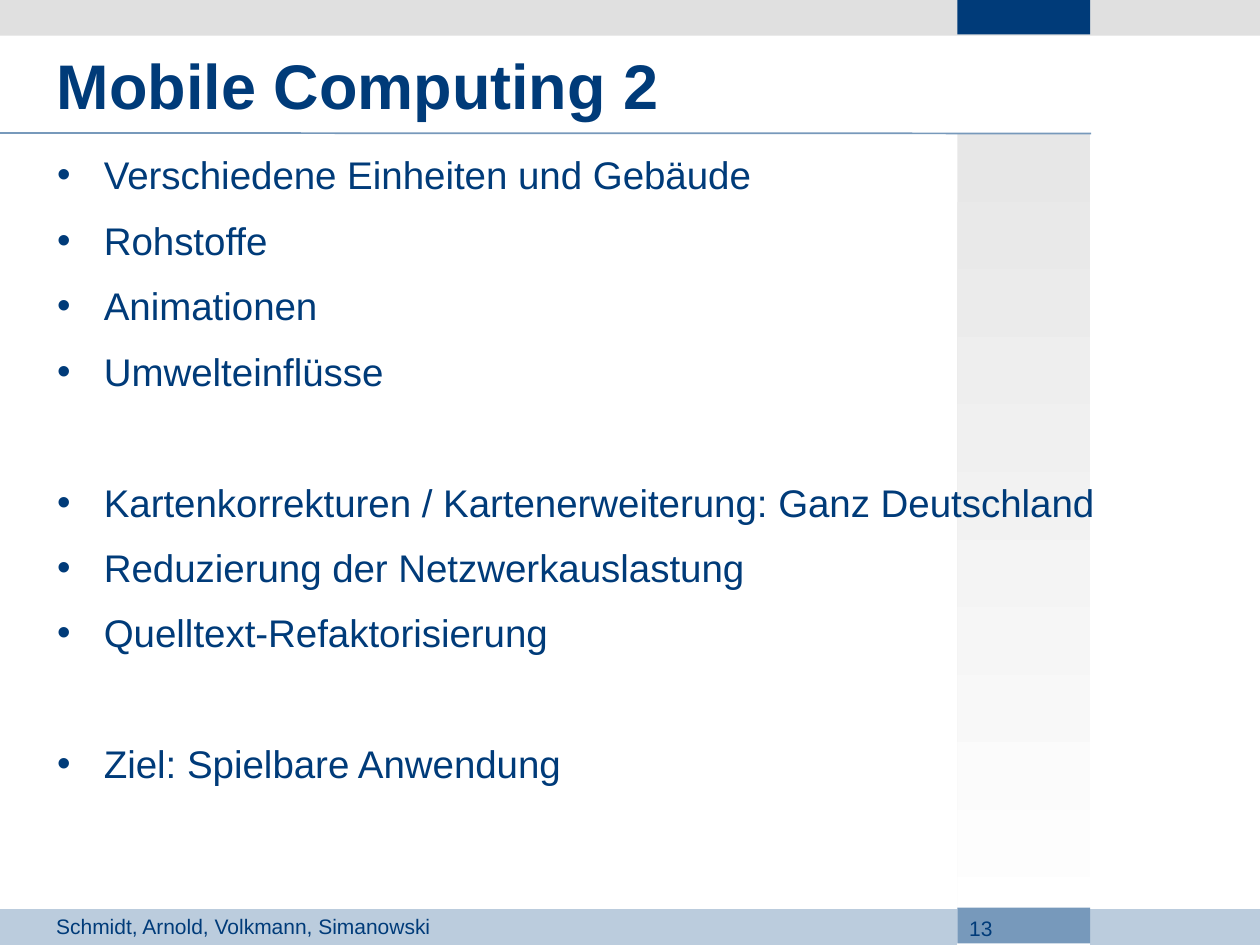
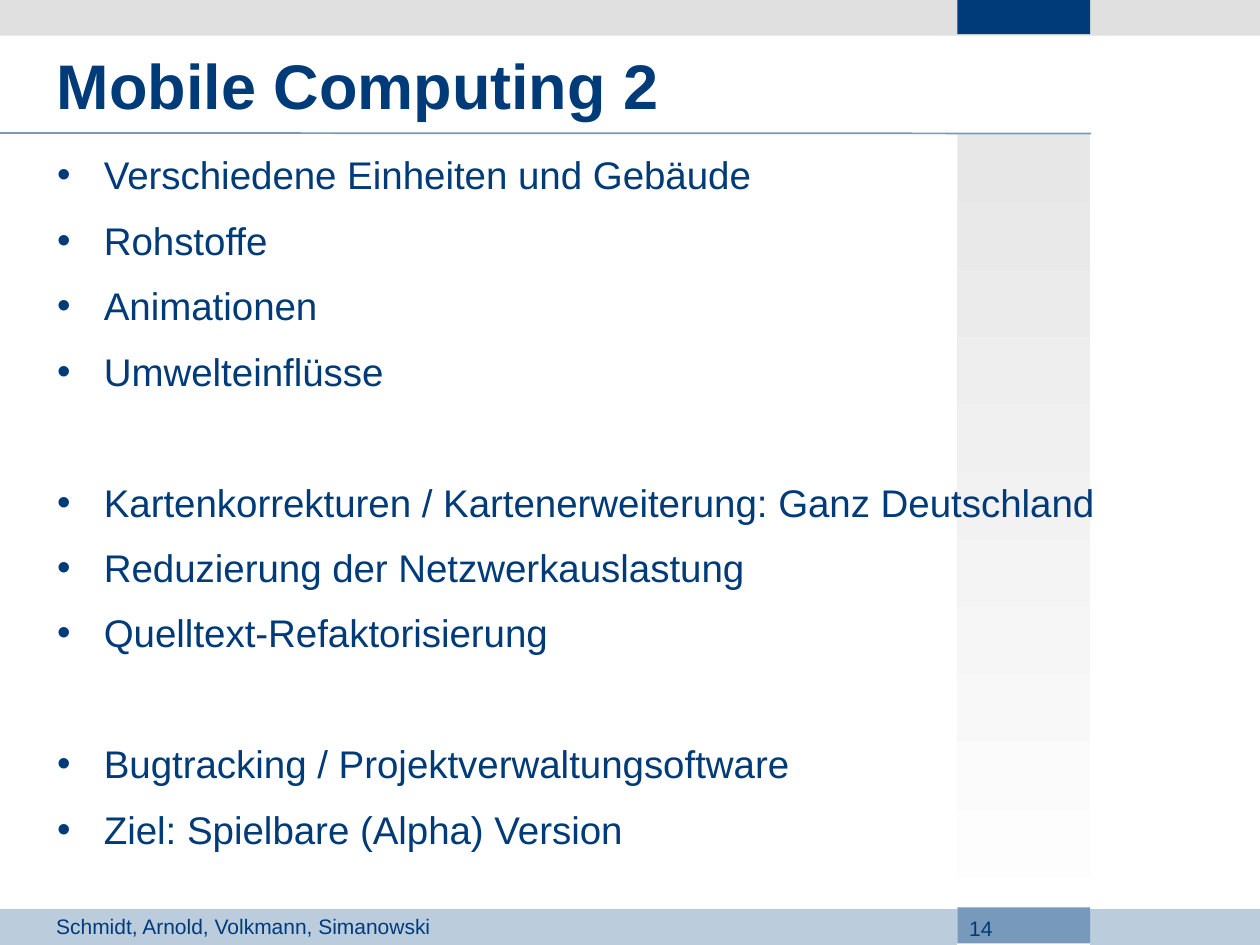
Before and after one commit to Lopt/ascendancy, a slide deck: slide 14 of docs/Projektdefinition/3_Presentation.odp (slide 13 before the commit). Drawn at 1260x945 pixels with LibreOffice and Linux fonts; fonts in the diff are those of the drawing; background and template pictures are left out. Boxes give left, top, right and bottom in pixels: in the first picture for what was removed or moved away, otherwise in the second. Text is boxed around its words. In the diff, an @@ line names an element or a change of style, - is before the commit and + after.

```diff
--- a/docs/Projektdefinition/3_Presentation.odp
+++ b/docs/Projektdefinition/3_Presentation.odp
@@ text at bbox=[104, 750, 790, 851]: text changed @@
-• Ziel: Spielbare Anwendung
+• Bugtracking / Projektverwaltungsoftware
+• Ziel: Spielbare (Alpha) Version
@@ page number at bbox=[969, 921, 992, 936]: text changed @@
-13
+14
```
Also in this commit, not shown: 4 other slides changed, 1 slide added.
